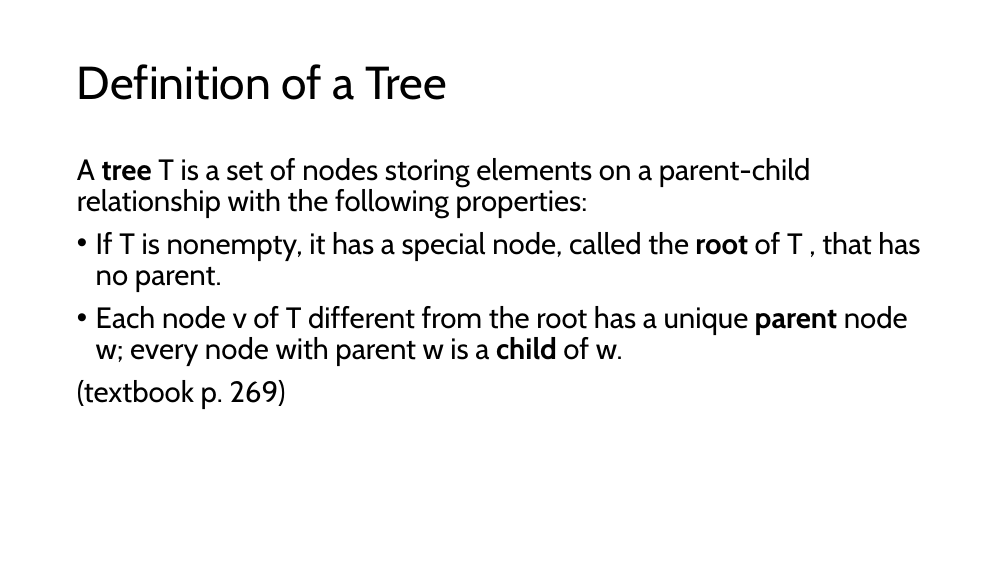
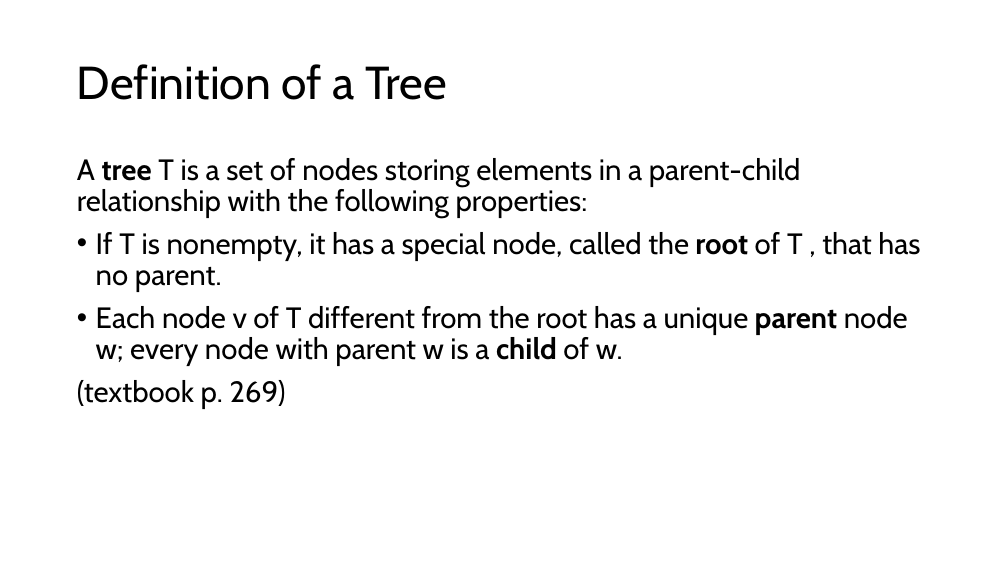
Before and after one commit to sotasota-sfu/cmpt225Summer2026, a slide deck: slide 9 of lectures/lecture12_13_14/lecture_trees.pptx. Drawn at 1008x567 pixels with LibreOffice and Linux fonts; fonts in the diff are those of the drawing. Boxes give left, top, right and bottom in pixels: in the first picture for what was removed or moved away, otherwise in the second. Text is boxed around its words. In the diff, an @@ line names an element or a change of style, - is before the commit and + after.

```diff
--- a/lectures/lecture12_13_14/lecture_trees.pptx
+++ b/lectures/lecture12_13_14/lecture_trees.pptx
@@ text at (77, 158, 801, 219): text changed @@
-A tree T is a set of nodes storing elements on a parent-child relationship with the following properties:
+A tree T is a set of nodes storing elements in a parent-child relationship with the following properties:
```
Also in this commit, not shown: 5 other slides changed, 3 slides added, 1 other file.
